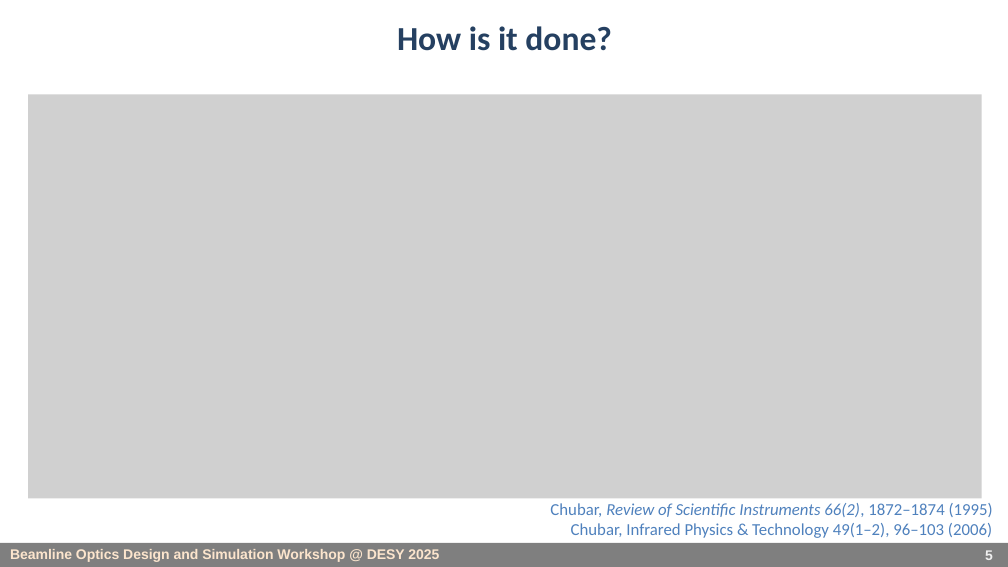
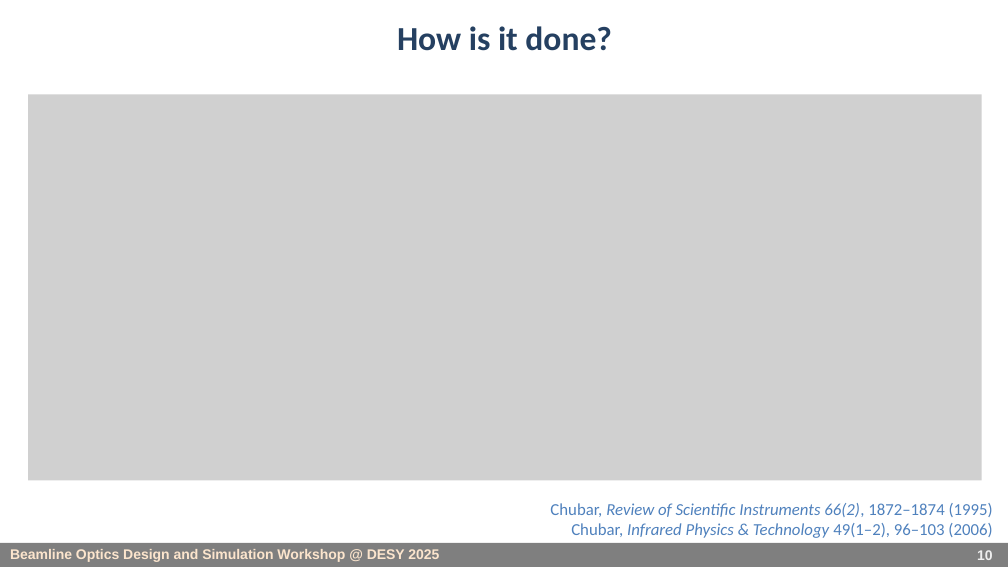
Before and after one commit to barc4/oasys_school_desy, a slide deck: slide 10 of rcelestre/SRW_source_calc_45min.pptx (slide 5 before the commit). Drawn at 1008x567 pixels with LibreOffice and Linux fonts; fonts in the diff are those of the drawing; grey boxes stand for pictures. Boxes give left, top, right and bottom in pixels: in the first picture for what was removed or moved away, otherwise in the second. Text is boxed around its words. In the diff, an @@ line names an element or a change of style, - is before the commit and + after.

```diff
--- a/rcelestre/SRW_source_calc_45min.pptx
+++ b/rcelestre/SRW_source_calc_45min.pptx
@@ picture: place and size @@
-picture at (28, 95, 982, 499)
+picture at (28, 95, 982, 481)
@@ text at (571, 523, 992, 538): italic on in "Infrared Physics & Technology" @@
@@ page number at (977, 550, 993, 560): text changed @@
-5
+10
```
Also in this commit, not shown: 2 other slides changed, 4 slides added, 2 other files.
